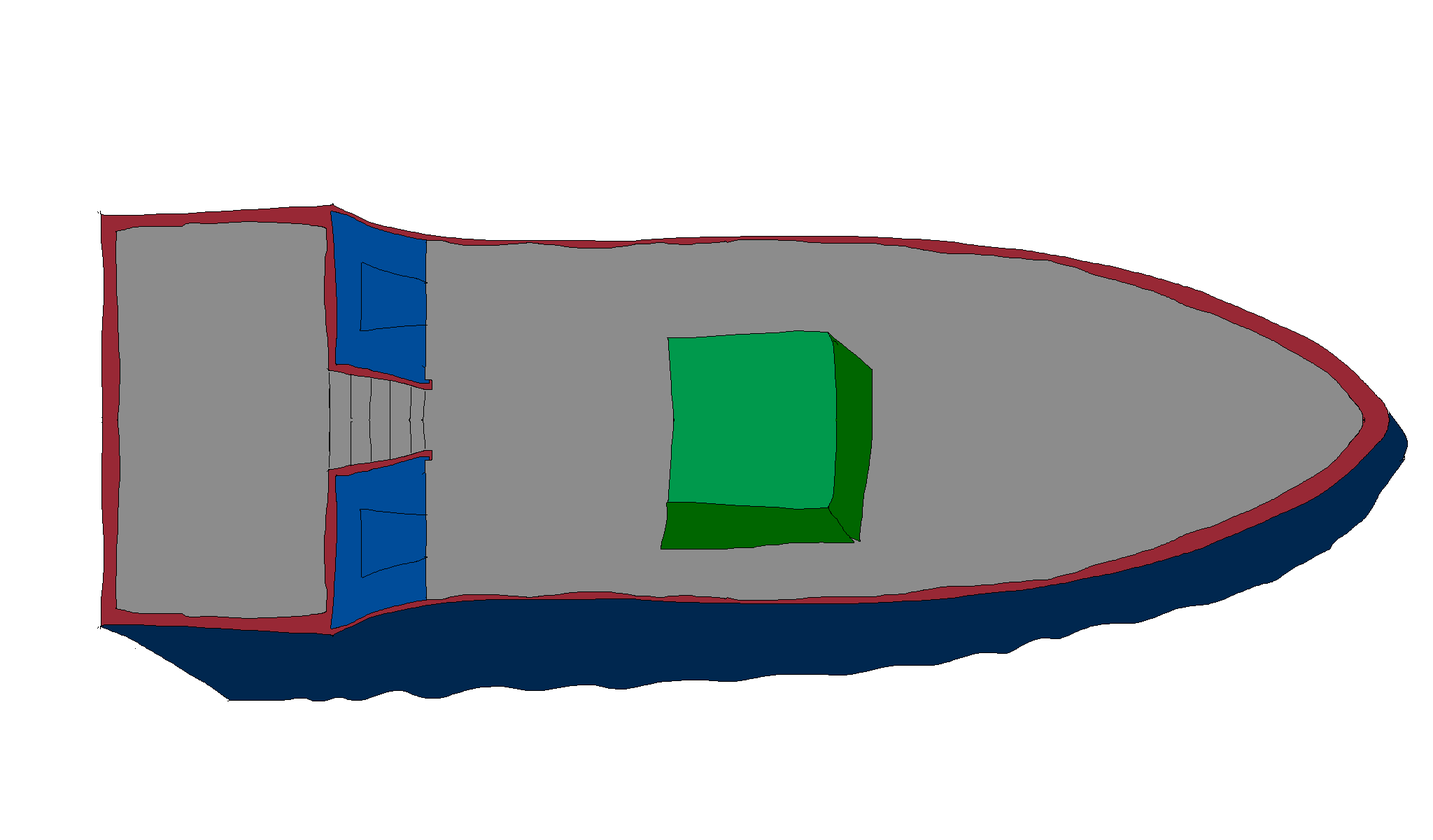
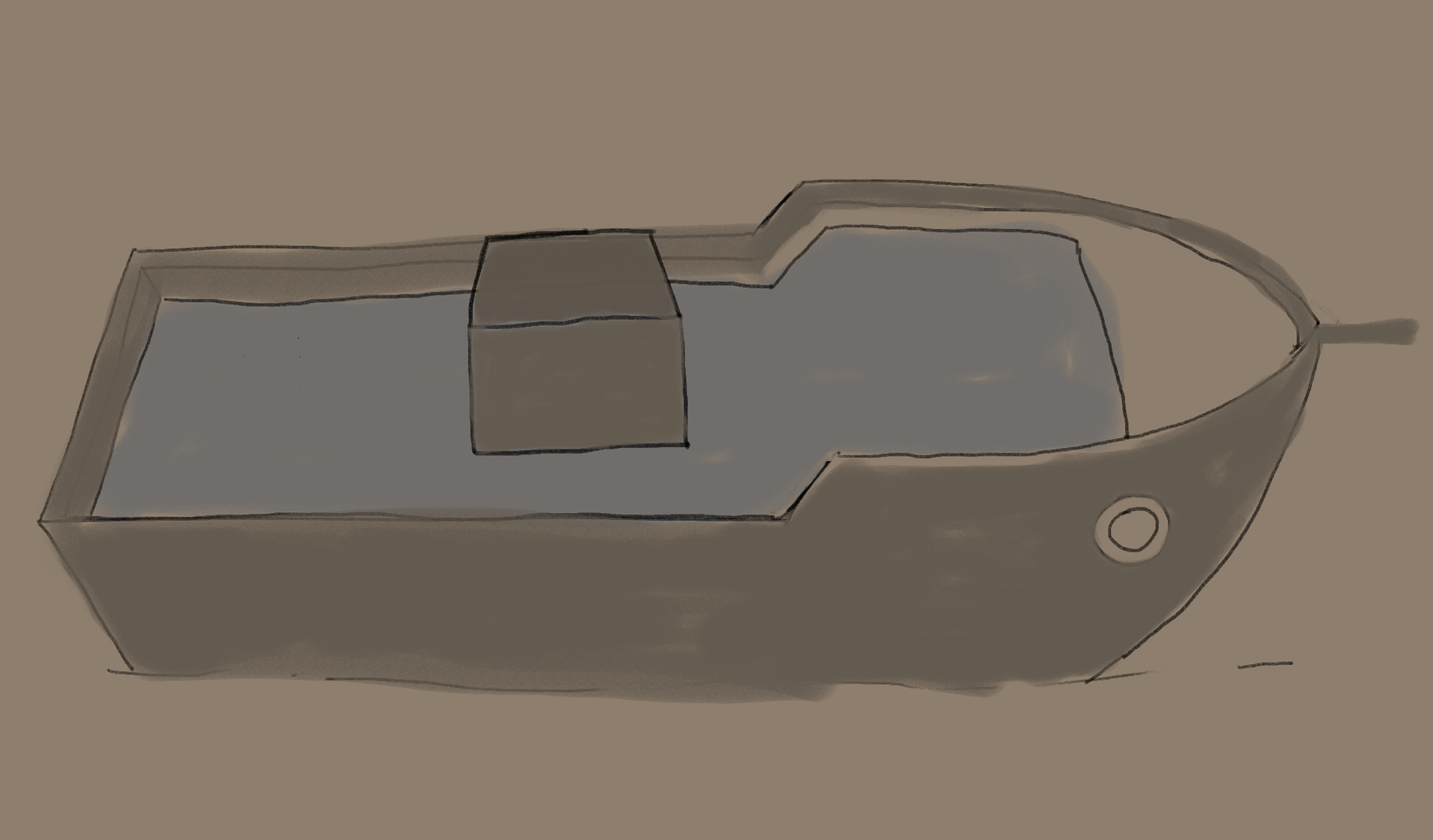
Layered file, before and after one edit (1433x840). Changes by layer:
hid "Calque 2", painted on it over [0,0,1433,840]
hid "Calque 1", painted on it over [0,0,1433,840]
added layer "Calque 12" above "Calque 9" over [223,268,314,404]
added layer "Calque 9" above "Calque 8" over [447,223,717,493]
added layer "Calque 8" above "Calque 7" over [0,134,1433,717]
added layer "Calque 7" above "Calque 11" over [0,44,1389,717]
added layer "Calque 11" above "Calque 5" over [44,179,1165,538]
showed "Background", painted on it over [0,0,1433,840]
